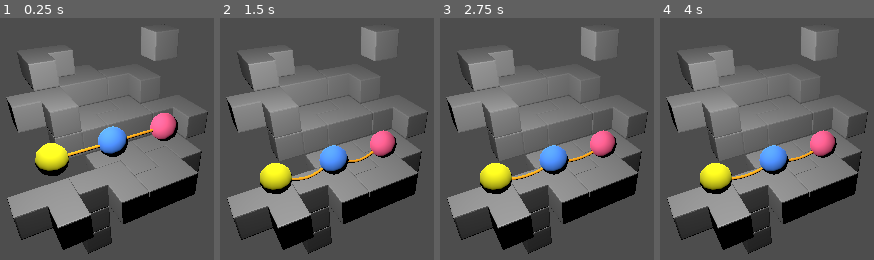
Above: before the commit, frames 1-4 (left to right).
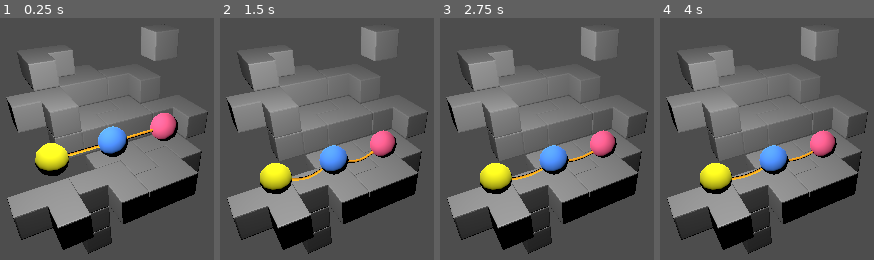
Above: after the commit, the same moments.

Repository: kmichalikk/last-camp-game
Game: Godot game, scene res://world.tscn
The game is run twice, just before and just after one commit, with the same random seed, the same clock (stepped at 60 frames per second) and the same inputs.
Inputs (mouse positions are in pixels of both pictures, inside the frame that each line leads up to):
- Up to frame 1 (0.25 s): no input
- Up to frame 2 (1.5 s): move the mouse to (outside the picture) at 0.52 s; click (outside the picture) at 0.67 s; tap Enter at 1.25 s; move the mouse to (outside the picture) at 1.27 s; click (outside the picture) at 1.42 s
- Up to frame 3 (2.75 s): move the mouse to (outside the picture) at 2.02 s; click (outside the picture) at 2.17 s
- Up to frame 4 (4 s): move the mouse to (756, 252) at 2.77 s; click (756, 252) at 2.92 s; move the mouse to (outside the picture) at 3.52 s; click (outside the picture) at 3.67 s

The runs differ from the first frame. In frame 1, 0.2% of the frame differs, in the area x 31-72%, y 46-58%; in frame 2, 0.2%; in frame 3, 0.2%; in frame 4, 0.2%.

Commit message:
add visual rope

Diff:
--- a/rope.gd
+++ b/rope.gd
@@ -21,6 +21,11 @@
 var time_under_strain: float = 0
 var central_joint: Generic6DOFJoint3D
 var broken: bool = false
+
+# visual rope
+var visual_path_node: Path3D
+var visual_rope: CSGPolygon3D
+var visual_curve: Curve3D
 
 func _init(joint_position: Array[Vector3] = [], segment_distance: Vector3 = Vector3.ZERO) -> void:
 	self.joint_positions = joint_positions
@@ -38,7 +43,9 @@
 			joint_positions.push_back(player_a_ref.global_position + i * segment_distance)
 		expected_total_length = players_distance.length()
 
+
 	_make_rope.call_deferred(player_a_ref, player_b_ref, joint_positions)
+	_make_visual_rope.call_deferred()
 
 func _make_rope(first_end_ref: RigidBody3D, second_end_ref: RigidBody3D, joint_positions: Array[Vector3]):
 	var segments_positions = []
@@ -99,6 +106,7 @@
 	mesh.height = segment_distance.length() + 0.1
 	var mesh_instance = MeshInstance3D.new()
 	mesh_instance.mesh = mesh
+	mesh_instance.visible = false
 	segment.add_child(mesh_instance)
 	var collider = CollisionShape3D.new()
 	var shape = CylinderShape3D.new()
@@ -124,6 +132,33 @@
 	target.add_child(sp2)
 	sp2.global_position = position2
 	strain_points.push_back(sp2)
+
+func _make_visual_rope():
+	visual_path_node = Path3D.new()
+	visual_curve = Curve3D.new()
+	visual_path_node.curve = visual_curve
+	add_child(visual_path_node)
+
+	visual_rope = CSGPolygon3D.new()
+	add_child(visual_rope)
+
+	visual_rope.mode = CSGPolygon3D.MODE_PATH
+	visual_rope.path_node = visual_rope.get_path_to(visual_path_node)
+	visual_rope.path_interval_type = CSGPolygon3D.PATH_INTERVAL_DISTANCE
+	visual_rope.path_interval = 0.1
+	visual_rope.path_rotation = CSGPolygon3D.PATH_ROTATION_POLYGON
+
+	visual_rope.polygon = _generate_circle_polygon(0.05, 12)
+	visual_rope.material = material
+
+
+
+func _generate_circle_polygon(radius: float, sides: int) -> PackedVector2Array:
+	var points = PackedVector2Array()
+	for i in range(sides):
+		var angle = i * TAU / sides
+		points.push_back(Vector2(cos(angle), sin(angle)) * radius)
+	return points
 
 func _process(delta: float) -> void:
 	var length = real_length()
@@ -136,11 +171,26 @@
 		time_under_strain = 0
 		material.albedo_color = Color('orange')
 
+	_update_visual_rope()
+
 func _break_rope() -> void:
 	if (!broken):
 		GameState.rope_broken(self)
 		central_joint.queue_free()
 		broken = true
+
+func _update_visual_rope():
+	if broken:
+		visual_rope.visible = false
+		return
+
+	var points = get_joint_points()
+	if points.size() < 2:
+		return
+
+	visual_curve.clear_points()
+	for p in points:
+		visual_curve.add_point(visual_path_node.to_local(p))
 
 func real_length() -> float:
 	var total = 0.0
@@ -151,7 +201,7 @@
 	return total
 
 func get_joint_points() -> Array[Vector3]:
-	var joint_points = []
+	var joint_points: Array[Vector3] = []
 	for i in range(0, strain_points.size(), 2):
 		if (i == 0 || i + 1 == strain_points.size()):
 			joint_points.push_back(strain_points[i].global_position)
